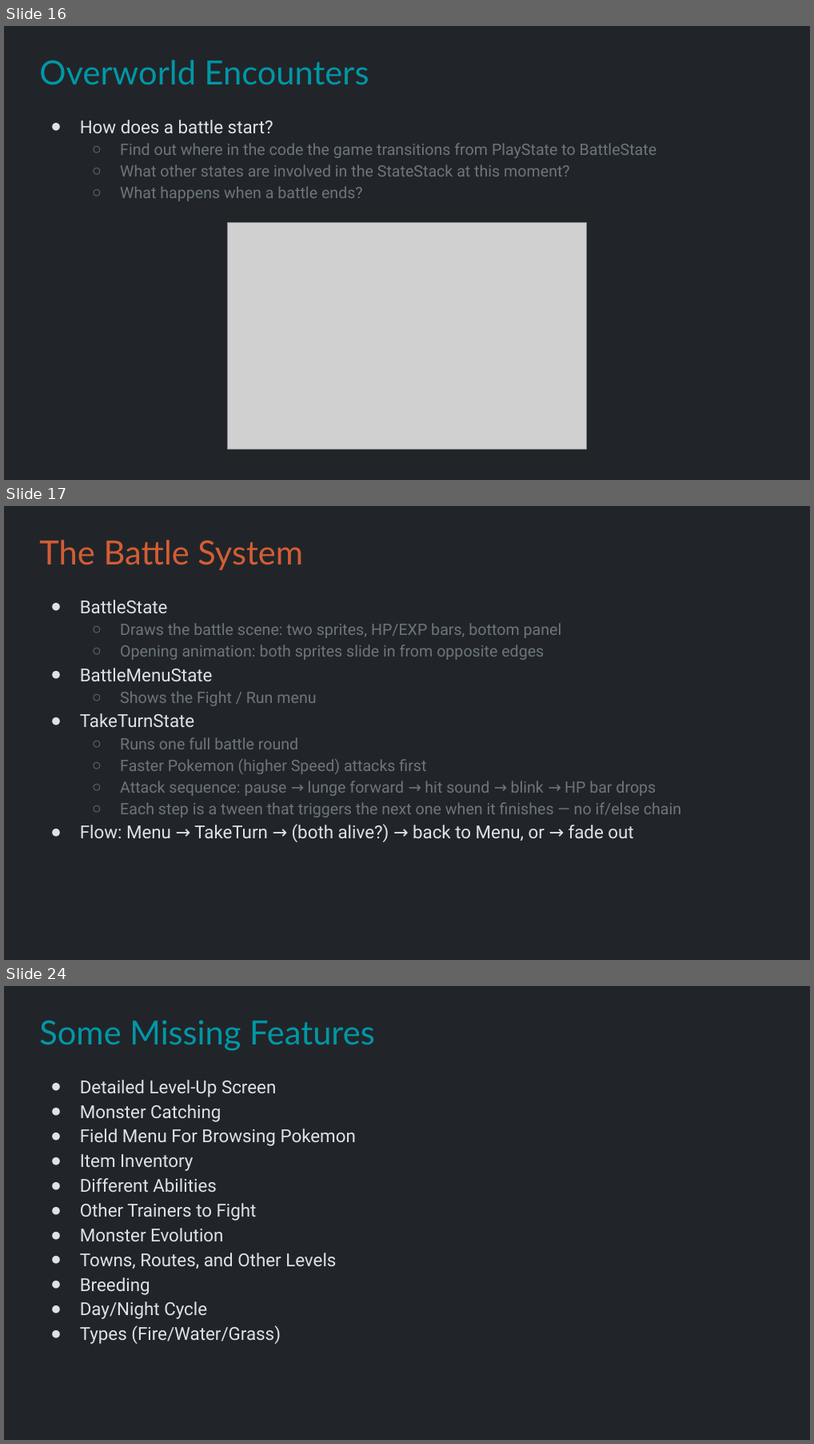
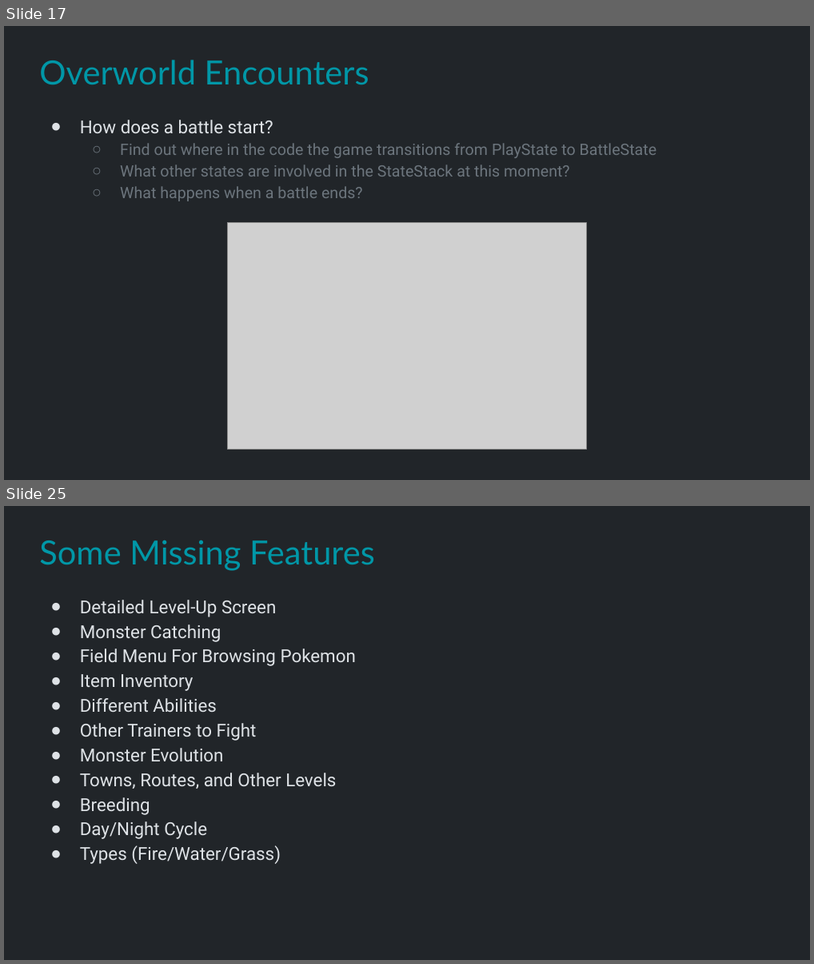
Before and after one commit to Metamate/gar, a slide deck: slides/10 Pokemon.pptx. Shown one above the other, each under a label of ours: slides 16, 17 and 24 before the commit, slides 17 and 25 after it; the slides between them are not shown. The pictures are 814x1444 and 814x964 pixels, drawn with LibreOffice and Linux fonts; fonts in the diff are those of the drawing; grey boxes stand for pictures. Boxes give left, top, right and bottom in pixels: in the first picture for what was removed or moved away, otherwise in the second. Text is boxed around its words. In the diff, an @@ line names an element or a change of style, - is before the commit and + after.

```diff
--- a/slides/10 Pokemon.pptx
+++ b/slides/10 Pokemon.pptx
@@ slide 17 removed at (4, 506, 810, 960), background #212529 @@
@@ title removed at (39, 540, 303, 570) @@
-The Battle System
@@ text removed at (80, 600, 682, 842) @@
-● BattleState
-  ○ Draws the battle scene: two sprites, HP/EXP bars, bottom panel
-  ○ Opening animation: both sprites slide in from opposite edges
-● BattleMenuState
-  ○ Shows the Fight / Run menu
-● TakeTurnState
-  ○ Runs one full battle round
-  ○ Faster Pokemon (higher Speed) attacks first
-  ○ Attack sequence: pause → lunge forward → hit sound → blink → HP bar drops
-  ○ Each step is a tween that triggers the next one when it finishes — no if/else chain
-● Flow: Menu → TakeTurn → (both alive?) → back to Menu, or → fade out
@@ what was slide 16 is now slide 17 @@
@@ what was slide 24 is now slide 25 @@
```
Also in this commit, not shown: 7 slides changed, 8 slides added, 5 other slides removed, 1 other file.
